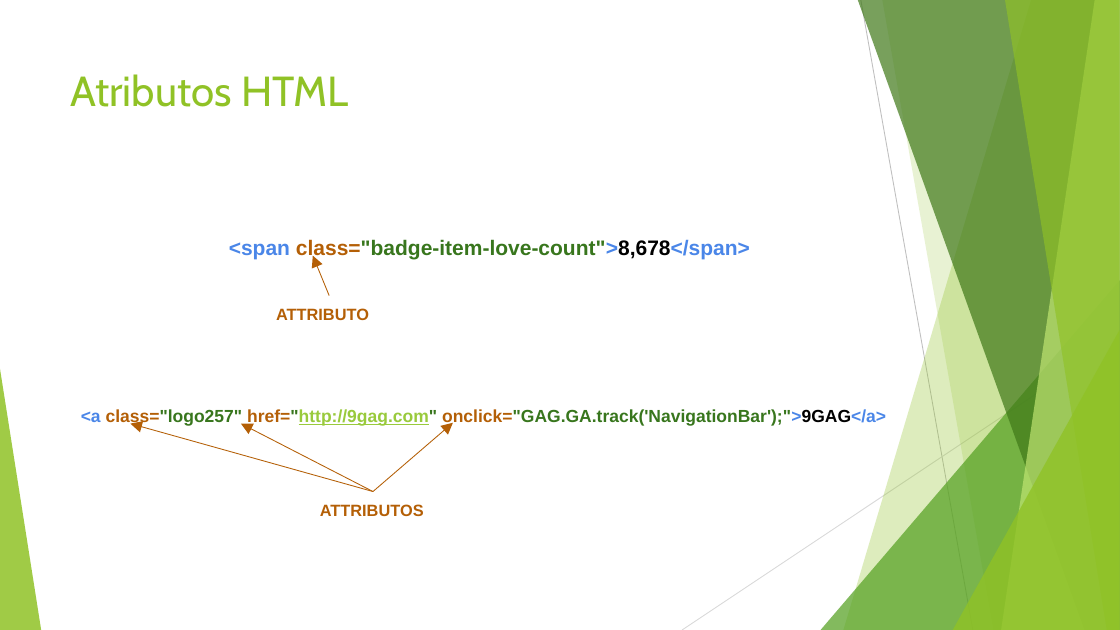
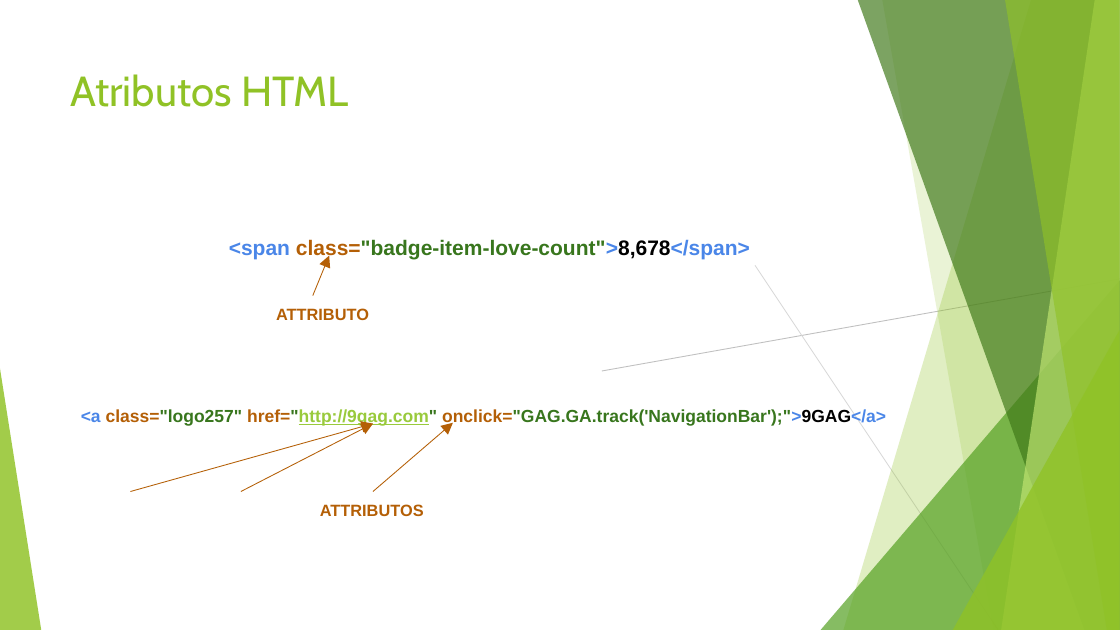
Before and after one commit to jomarnavarro/introWebDriver, a slide deck: slide 5 of presentations/SeleniumModule4a.pptx. Drawn at 1120x630 pixels with LibreOffice and Linux fonts; fonts in the diff are those of the drawing. Boxes give left, top, right and bottom in pixels: in the first picture for what was removed or moved away, otherwise in the second. Text is boxed around its words. In the diff, an @@ line names an element or a change of style, - is before the commit and + after.

```diff
--- a/presentations/SeleniumModule4a.pptx
+++ b/presentations/SeleniumModule4a.pptx
@@ freeform shape at (x1=844, y1=0, x2=1120, y2=630): fill #90C226 at 30% opacity to #90C226 at 28% opacity @@
@@ freeform shape at (x1=858, y1=0, x2=1120, y2=630): fill #3F7818 at 70% opacity to #3F7818 at 68% opacity @@
@@ freeform shape at (x1=882, y1=0, x2=1120, y2=630): fill #90C226 at 20% opacity to #90C226 at 19% opacity @@
@@ 3 arrows moved together from (x1=130, y1=255, x2=373, y2=492) to (x1=130, y1=255, x2=373, y2=492) @@
@@ line moved from (861, 0) - (973, 630) to (1120, 259) - (602, 371) @@
@@ line moved from (1120, 339) - (682, 630) to (755, 266) - (1047, 630) @@
@@ triangle at (x1=821, y1=280, x2=1120, y2=630): fill #54A021 at 72% opacity to #54A021 at 70% opacity @@
@@ triangle at (x1=953, y1=330, x2=1120, y2=630): fill #90C226 at 80% opacity to #90C226 at 79% opacity @@
```
Also in this commit, not shown: 16 other slides changed, 7 slides removed, 41 other files.
